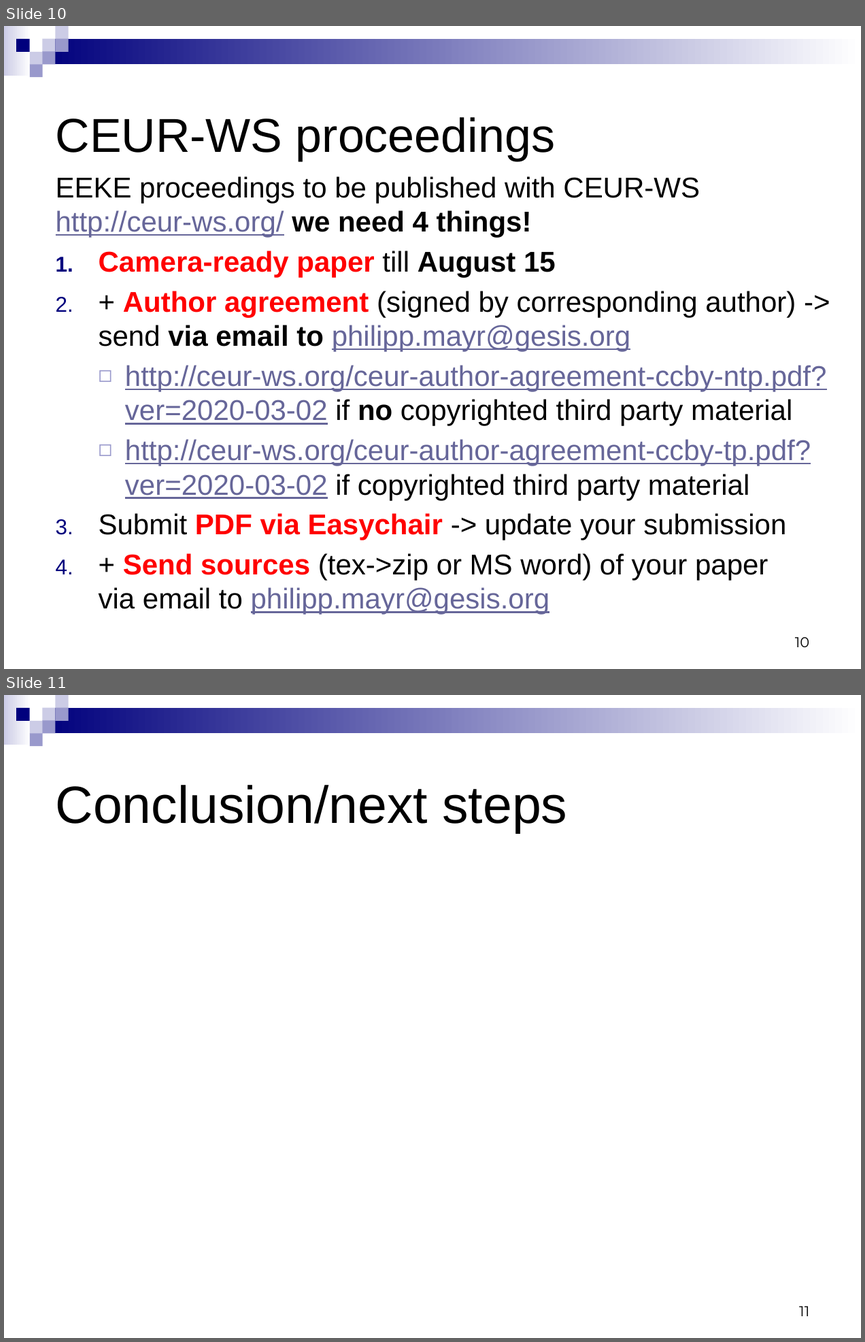
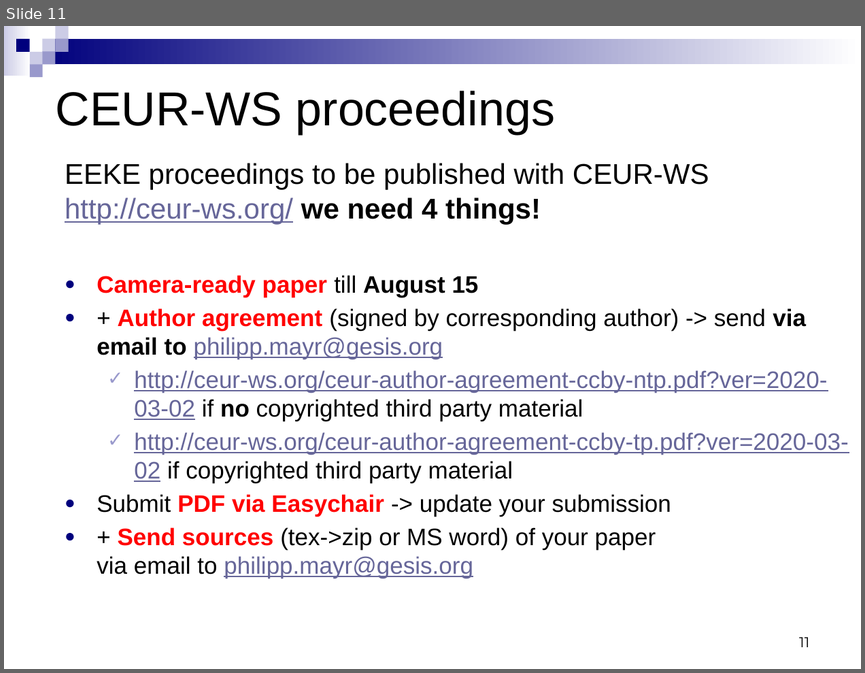
Before and after one commit to EEKE2020/EEKE2020.github.io, a slide deck: slides/eeke2020_intro.pptx. Shown one above the other, each under a label of ours: slides 10 and 11 before the commit, slide 11 after it. The pictures are 865x1342 and 865x673 pixels, drawn with LibreOffice and Linux fonts; fonts in the diff are those of the drawing. Boxes give left, top, right and bottom in pixels: in the first picture for what was removed or moved away, otherwise in the second. Text is boxed around its words. In the diff, an @@ line names an element or a change of style, - is before the commit and + after.

```diff
--- a/slides/eeke2020_intro.pptx
+++ b/slides/eeke2020_intro.pptx
@@ slide 11 removed at [4, 695, 861, 1338], background #FFFFFF; not listed: 9 template elements that a slide beside it also shows @@
@@ title removed at [56, 785, 567, 833] @@
-Conclusion/next steps
@@ page number removed at [799, 1306, 809, 1316] @@
-11
@@ what was slide 10 is now slide 11 @@
@@ slide 11 changed as well @@
@@ title "CEUR-WS proceedings": place and size @@
-title "CEUR-WS proceedings" at [56, 117, 555, 161]
+title "CEUR-WS proceedings" at [56, 91, 555, 134]
@@ text "EEKE proceedings to be published ...": place and size @@
-text "EEKE proceedings to be published ..." at [56, 176, 827, 614]
+text "EEKE proceedings to be published ..." at [65, 163, 848, 578]
@@ text at [96, 275, 848, 578]: size 24 to 20 pt in "Camera-ready paper till August 15", "+ Author agreement (signed by corresponding author) ...", "http://ceur-ws.org/ceur-author-agreement-ccby-ntp.pdf?ver=20 ...", "http://ceur-ws.org/ceur-author-agreement-ccby-tp.pdf?ver=202 ..." and 2 more places; bullet 1. to ●; bullet ◻ to ✓ @@
@@ page number at [799, 637, 809, 647]: text changed @@
-10
+11
```
Also in this commit, not shown: 9 other slides changed, 3 slides added, 1 other slide removed.
